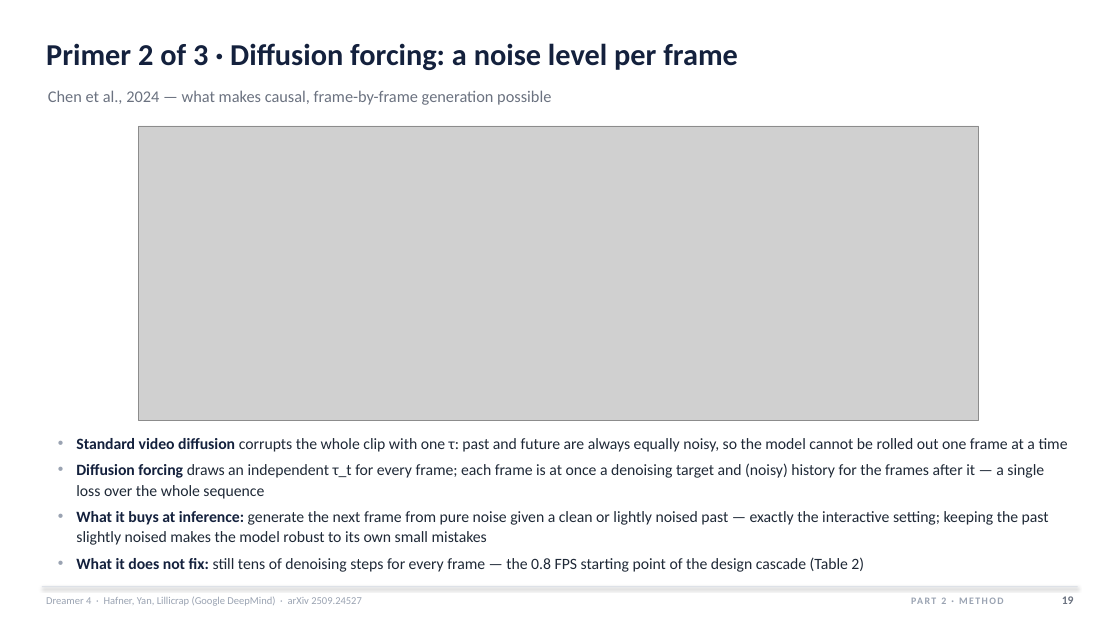
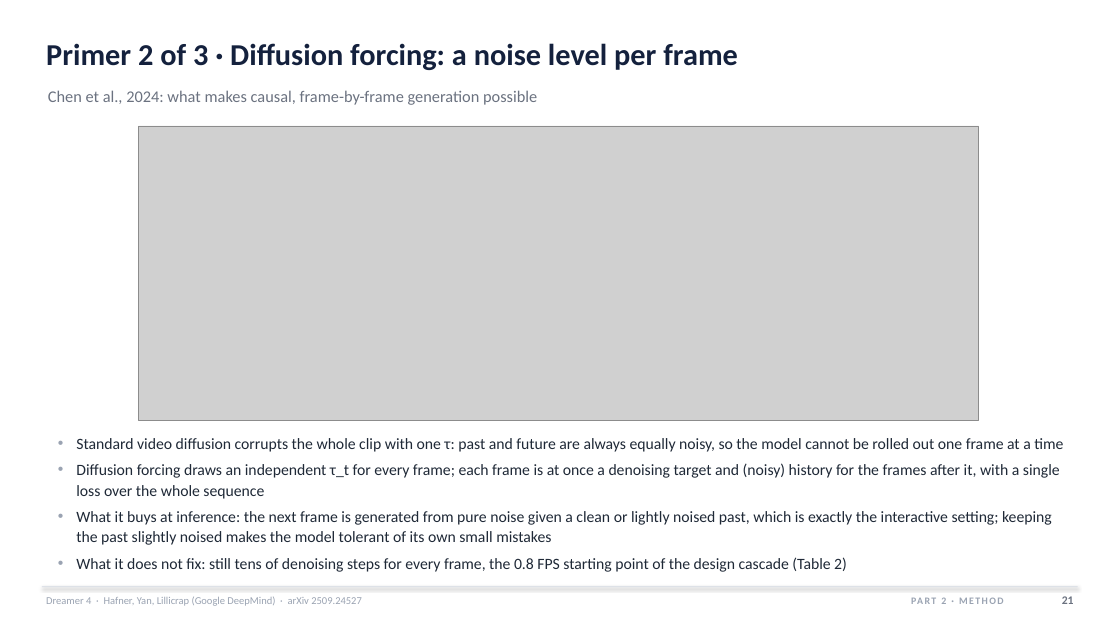
Before and after one commit to HarmannBitte/Dreamer-4, a slide deck: slide 21 of presentation/Dreamer4_Deep_Dive.pptx (slide 19 before the commit). Drawn at 1120x630 pixels with LibreOffice and Linux fonts; fonts in the diff are those of the drawing; grey boxes stand for pictures. Boxes give left, top, right and bottom in pixels: in the first picture for what was removed or moved away, otherwise in the second. Text is boxed around its words. In the diff, an @@ line names an element or a change of style, - is before the commit and + after.

Commit message:
Humanizer text pass over both decks (blader/humanizer v3); new slides: Algorithm 1 in full (eqs. 5-11); deep dive v7 (52 slides), final talk v2 (45 slides); v6 + final v1 renders archived in versions/

```diff
--- a/presentation/Dreamer4_Deep_Dive.pptx
+++ b/presentation/Dreamer4_Deep_Dive.pptx
@@ text at (x1=48, y1=90, x2=537, y2=105): text changed @@
-Chen et al., 2024 — what makes causal, frame-by-frame generation possible
+Chen et al., 2024: what makes causal, frame-by-frame generation possible
@@ text at (x1=76, y1=438, x2=1063, y2=452): text colour #14213D to #1F2937, bold off in "Standard video diffusion" @@
@@ text at (x1=76, y1=463, x2=1060, y2=572): text changed @@
-• Diffusion forcing draws an independent τ_t for every frame; each frame is at once a denoising target and (noisy) history for the frames after it — a single loss over the whole sequence
-• What it buys at inference: generate the next frame from pure noise given a clean or lightly noised past — exactly the interactive setting; keeping the past slightly noised makes the model robust to its own small mistakes
-• What it does not fix: still tens of denoising steps for every frame — the 0.8 FPS starting point of the design cascade (Table 2)
+• Diffusion forcing draws an independent τ_t for every frame; each frame is at once a denoising target and (noisy) history for the frames after it, with a single loss over the whole sequence
+• What it buys at inference: the next frame is generated from pure noise given a clean or lightly noised past, which is exactly the interactive setting; keeping the past slightly noised makes the model tolerant of its own small mistakes
+• What it does not fix: still tens of denoising steps for every frame, the 0.8 FPS starting point of the design cascade (Table 2)
@@ text at (x1=1062, y1=596, x2=1074, y2=604): text changed @@
-19
+21
```
Also in this commit, not shown: 47 other slides changed, 2 slides added, 18 other files.
